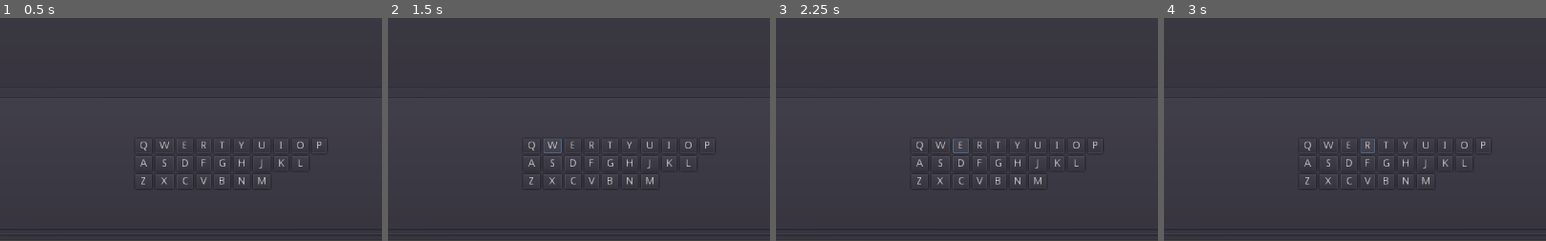
Above: before the commit, frames 1-4 (left to right).
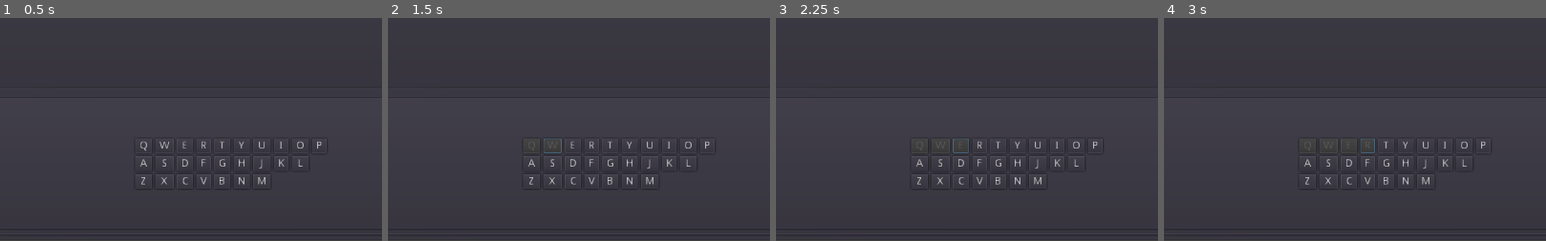
Above: after the commit, the same moments.

Repository: zacryol/spindle-of-serendipity
Game: Godot game, scene res://game/GamePanel.tscn
The game is run twice, just before and just after one commit, with the same random seed, the same clock (stepped at 60 frames per second) and the same inputs. This scene is started directly instead of the project's main scene.
Inputs:
- Up to frame 1 (0.5 s): no input
- Up to frame 2 (1.5 s): click "Q" at 0.5 s; click "W" at 1.25 s
- Up to frame 3 (2.25 s): click "E" at 2 s
- Up to frame 4 (3 s): click "R" at 2.75 s
The pictures show only the part of the screen within x 5-55%, y 50-100%; the shares and areas given below are measured in that part.

Frame 1 is identical in both runs. In frame 2, less than 0.1% of the frame differs, in the area x 36-45%, y 55-60%; in frame 3, 0.1%; in frame 4, 0.1%, in the area x 36-54%, y 55-60%.
Error in both runs: Division By Zero in operator '%'. (res://system/singletons/EntryManager.gd:49)

Commit message:
Key nodes get disabled when their letter is guessed

Diff:
--- a/game/components/Keyboard.gd
+++ b/game/components/Keyboard.gd
@@ -10,8 +10,14 @@
 			key.connect("pressed", self, "_on_Key_pressed", [key.text])
 
 
+func guess_letter(letter : String):
+	emit_signal("key_pressed", letter)
+	if get_button(letter):
+		get_button(letter).disabled = true
+
+
 func _on_Key_pressed(letter : String):
-	emit_signal("key_pressed", letter)
+	guess_letter(letter)
 
 
 func _input(event):
@@ -20,11 +26,11 @@
 			&& not event.is_echo() \
 			&& event.is_pressed():
 		var e := str(event.as_text().right(event.as_text().length() - 1))
-		emit_signal("key_pressed", e)
+		guess_letter(e)
 
 
 func get_button(letter : String) -> Button:
-	for key in key_container:
+	for key in key_container.get_children():
 		if key is Button:
 			if key.text == letter:
 				return key
